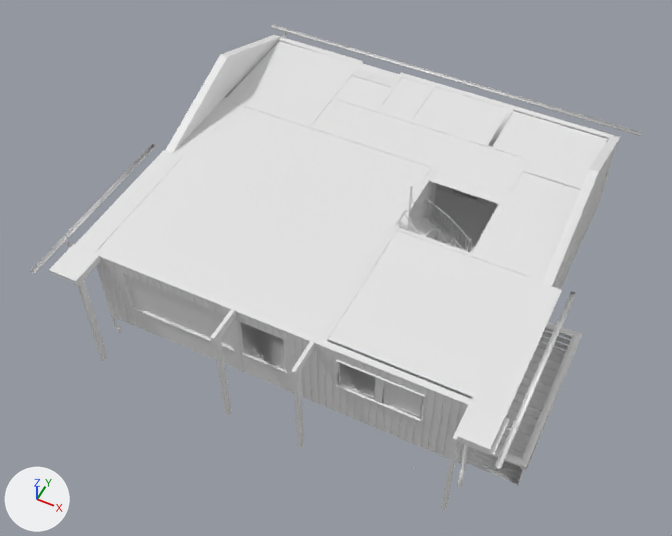
Two versions of the FBX model Assets/Models/2-floor.fbx, one commit apart.
Before and after are seen from a camera (50 mm lens) standing at (20.7, -22.5, 29.9) and looking at (9.1, 0.7, 0.8). The lights are fixed; the arrows at lower left show +X, +Y and +Z. Where no turn or scale is listed for an object, it has been applied to the vertices. Vertices at the same position are counted once.

In view in the first picture: '2. etasje', '2. etasje tak', 'soverom1 vinduer ', 'stairs_2_to_3', 'stolper', 'stue vindu lite', 'takrenner', 'verande.002'.
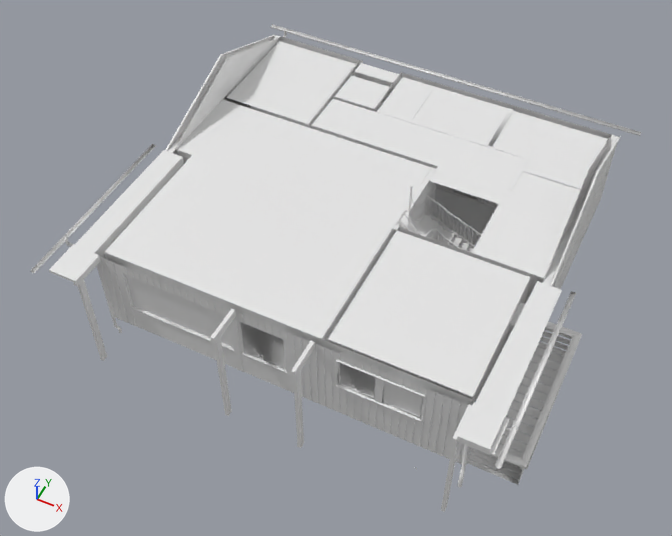
Location of each change, (x1, y1, x2, y2) in pixels of the pictures (672 x 536 px):
part 1 of me_cube_002, deleted: before (95, 35, 618, 405)

The change, as a list of edits to the scene's bpy script:
```text
Change me_cube_002:
    used by ob_2__etasje; location = (3.37, 8.72, 0.86)
    remove me_cube_002.from_pydata(...)  # 4201 vertices, 2933 faces; spans x -2.3..14.4, y -14.0..1.6, z -2.0..5.0
    add me_cube_002.from_pydata(...)  # 4201 vertices, 2869 faces; spans x -2.3..14.4, y -14.0..1.6, z -2.0..5.0
    me_cube_002 part 1
    64 faces are deleted
```
